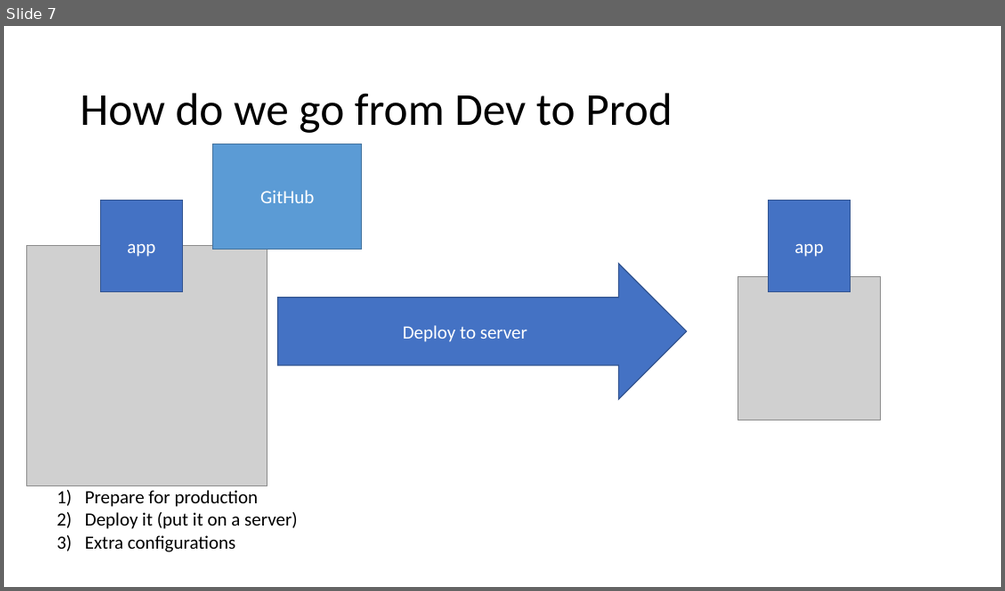
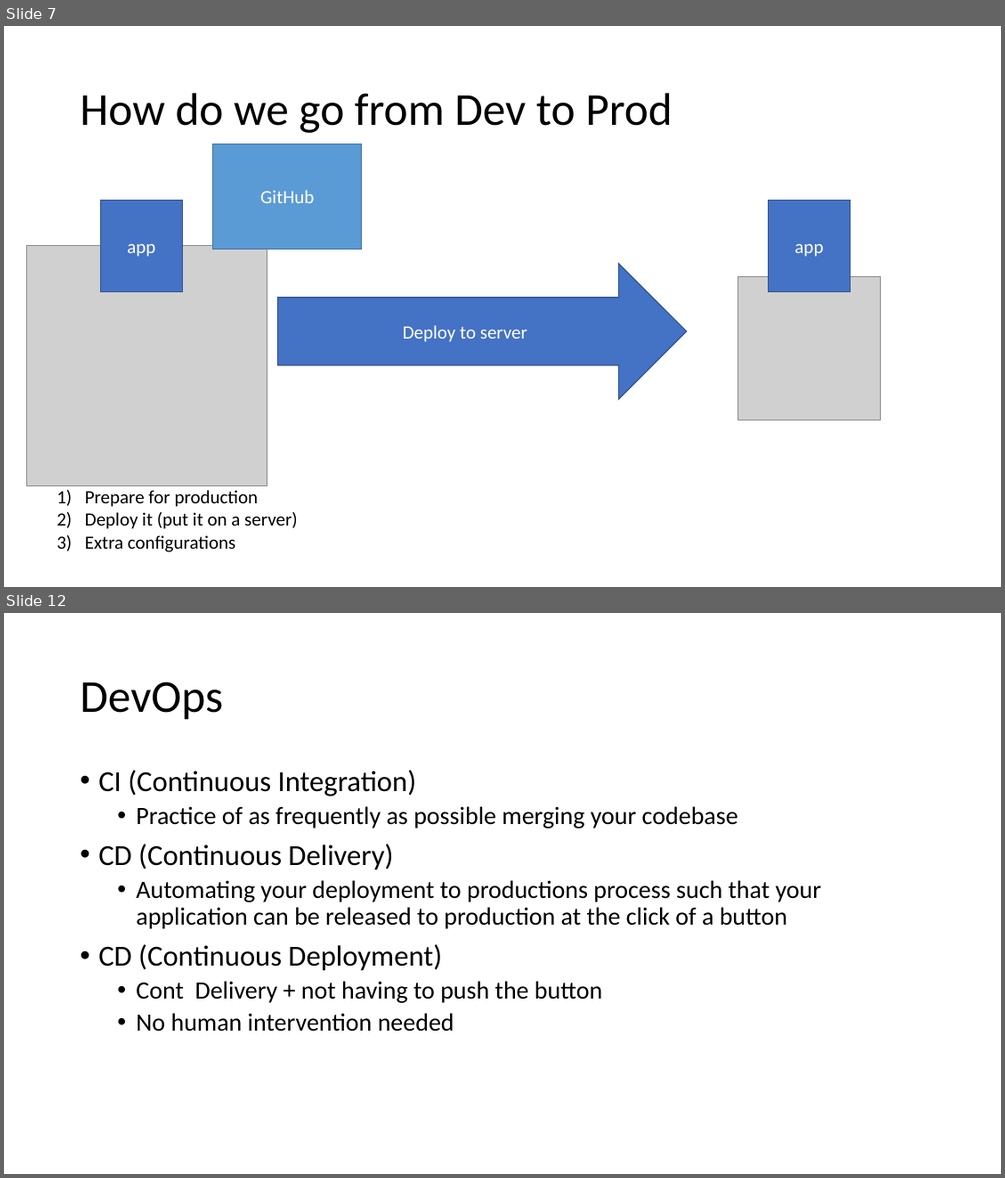
Before and after one commit to 200914ROC2/Training, a slide deck: 7Week-DevOps-AWS/7w-aws-devops.pptx. Shown one above the other, each under a label of ours: slide 7 before the commit, slides 7 and 12 after it; the slides between them are not shown. The pictures are 1005x591 and 1005x1178 pixels, drawn with LibreOffice and Linux fonts; fonts in the diff are those of the drawing; grey boxes stand for pictures. Boxes give left, top, right and bottom in pixels: in the first picture for what was removed or moved away, otherwise in the second. Text is boxed around its words. In the diff, an @@ line names an element or a change of style, - is before the commit and + after.

```diff
--- a/7Week-DevOps-AWS/7w-aws-devops.pptx
+++ b/7Week-DevOps-AWS/7w-aws-devops.pptx
@@ slide 12 added at <box>4,613,1001,1174</box>, background #FFFFFF @@
@@ title added at <box>80,682,223,720</box>, 44 pt, text #000000 @@
+DevOps
@@ text added at <box>98,770,822,1031</box>, 24 pt, text #000000 @@
+• CI (Continuous Integration)
+  • Practice of as frequently as possible merging your codebase
+• CD (Continuous Delivery)
+  • Automating your deployment to productions process such that your application can be released to production at the click of a button
+• CD (Continuous Deployment)
+  • Cont Delivery + not having to push the button
+  • No human intervention needed
```
Also in this commit, not shown: 3 slides changed, 5 other slides added.
